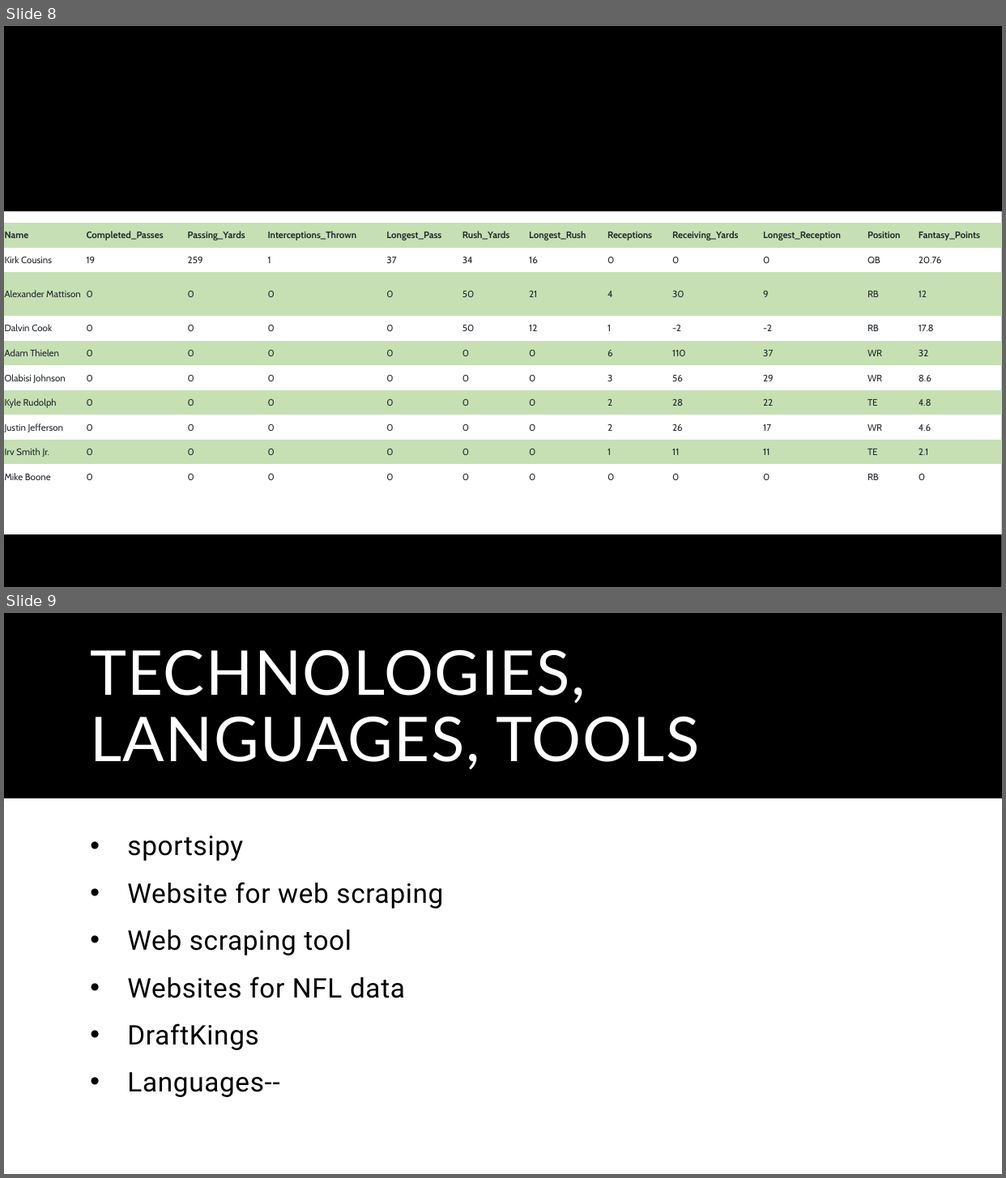
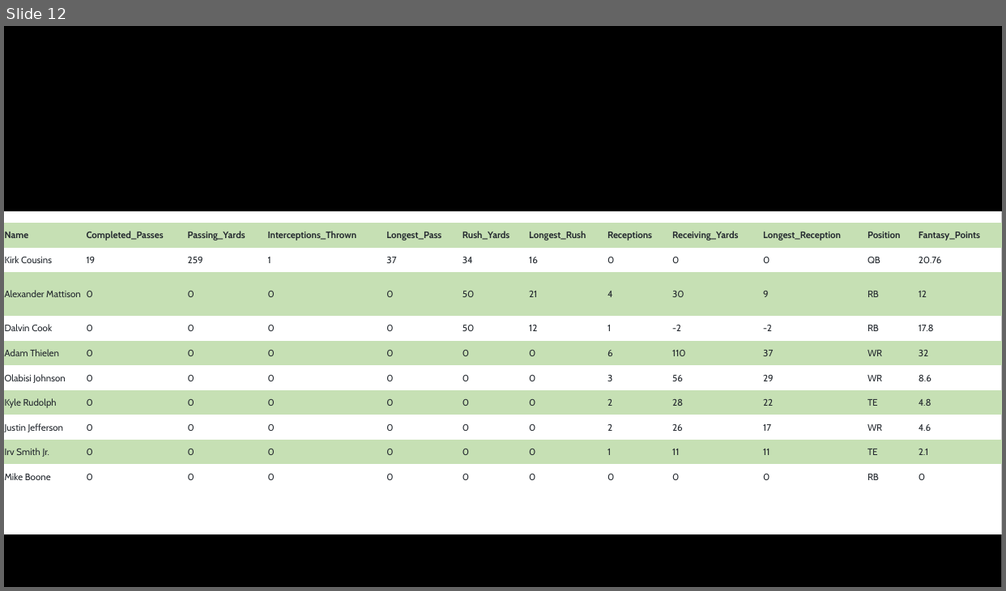
Before and after one commit to sbull32/team_cautious_waffle, a slide deck: Resources/Final.Presentation.pptx. Shown one above the other, each under a label of ours: slides 8 and 9 before the commit, slide 12 after it. The pictures are 1006x1178 and 1006x591 pixels, drawn with LibreOffice and Linux fonts; fonts in the diff are those of the drawing. Boxes give left, top, right and bottom in pixels: in the first picture for what was removed or moved away, otherwise in the second. Text is boxed around its words. In the diff, an @@ line names an element or a change of style, - is before the commit and + after.

```diff
--- a/Resources/Final.Presentation.pptx
+++ b/Resources/Final.Presentation.pptx
@@ slide 9 removed at box(4, 613, 1002, 1174), background #FFFFFF; not listed: 1 template element that a slide beside it also shows @@
@@ title removed at box(90, 649, 700, 769) @@
-TECHNOLOGIES, LANGUAGES, TOOLS
@@ text removed at box(127, 836, 443, 1097) @@
-• sportsipy
-• Website for web scraping
-• Web scraping tool
-• Websites for NFL data
-• DraftKings
-• Languages--
@@ what was slide 8 is now slide 12 @@
```
Also in this commit, not shown: 1 slide changed, 14 slides added, 6 other slides removed.
